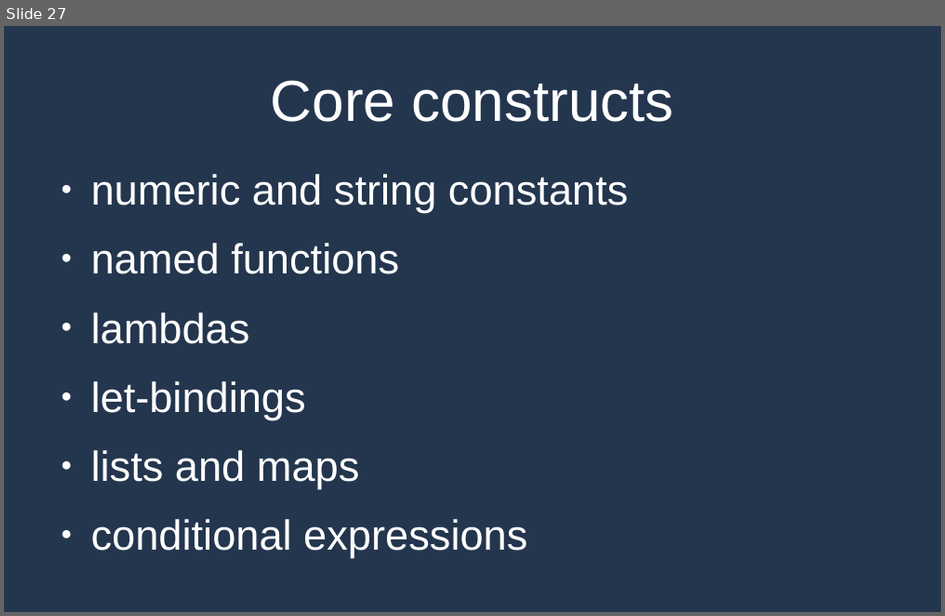
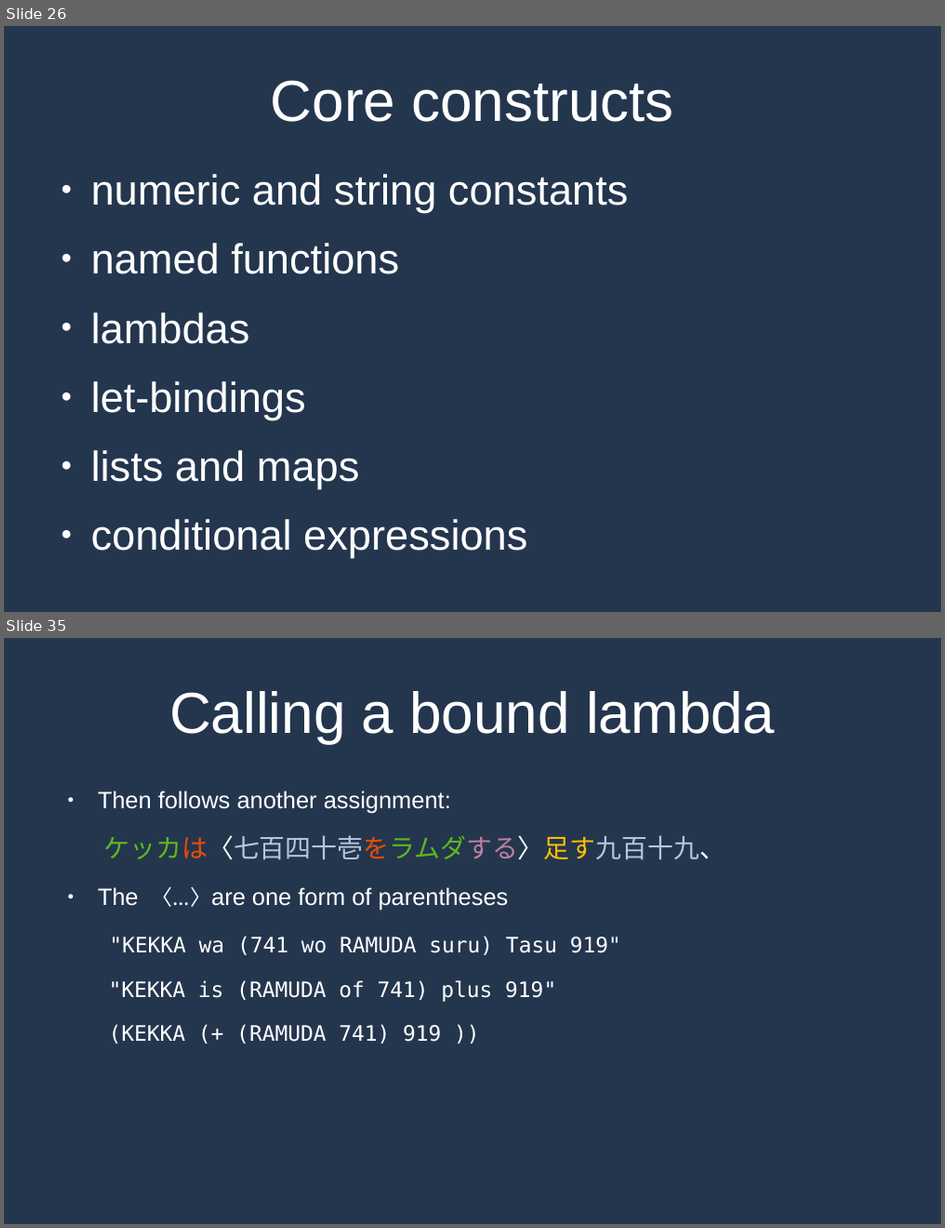
Before and after one commit to MrPicklePinosaur/haku, a slide deck: haku-talk/haku-talk.odp. Shown one above the other, each under a label of ours: slide 27 before the commit, slides 26 and 35 after it; the slides between them are not shown. The pictures are 945x616 and 945x1228 pixels, drawn with LibreOffice and Linux fonts; fonts in the diff are those of the drawing. Boxes give left, top, right and bottom in pixels: in the first picture for what was removed or moved away, otherwise in the second. Text is boxed around its words. In the diff, an @@ line names an element or a change of style, - is before the commit and + after.

```diff
--- a/haku-talk/haku-talk.odp
+++ b/haku-talk/haku-talk.odp
@@ slide 35 added at bbox=[4, 638, 941, 1224], background #24364E @@
@@ title added at bbox=[170, 691, 775, 743], 48.9 pt, text #FFFFFF @@
+Calling a bound lambda
@@ text added at bbox=[98, 791, 727, 1043], 18 pt, text #FFFFFF @@
+● Then follows another assignment:
+ケッカは〈七百四十壱をラムダする〉足す九百十九、
+● The 〈...〉are one form of parentheses
+"KEKKA wa (741 wo RAMUDA suru) Tasu 919"
+"KEKKA is (RAMUDA of 741) plus 919"
+(KEKKA (+ (RAMUDA 741) 919 ))
@@ what was slide 27 is now slide 26 @@
```
Also in this commit, not shown: 3 slides changed, 12 other slides added, 1 slide removed, 2 other files.
